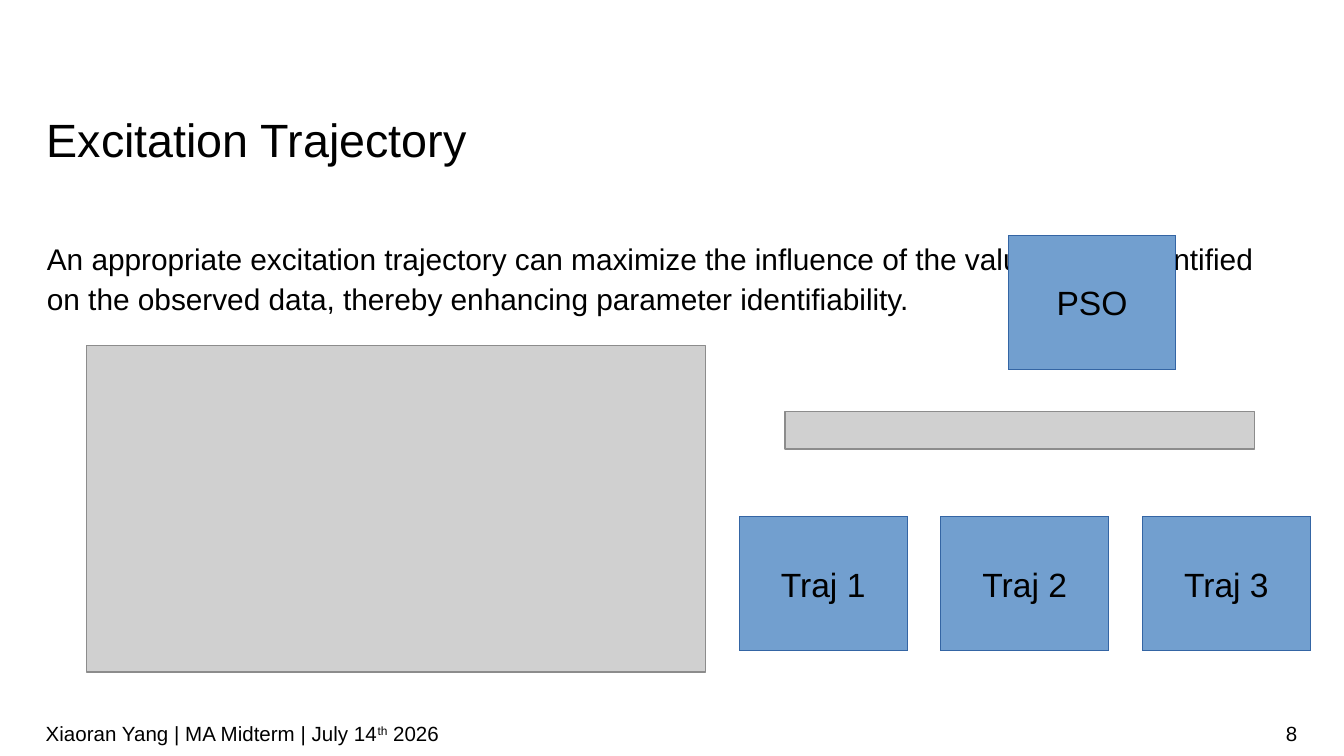
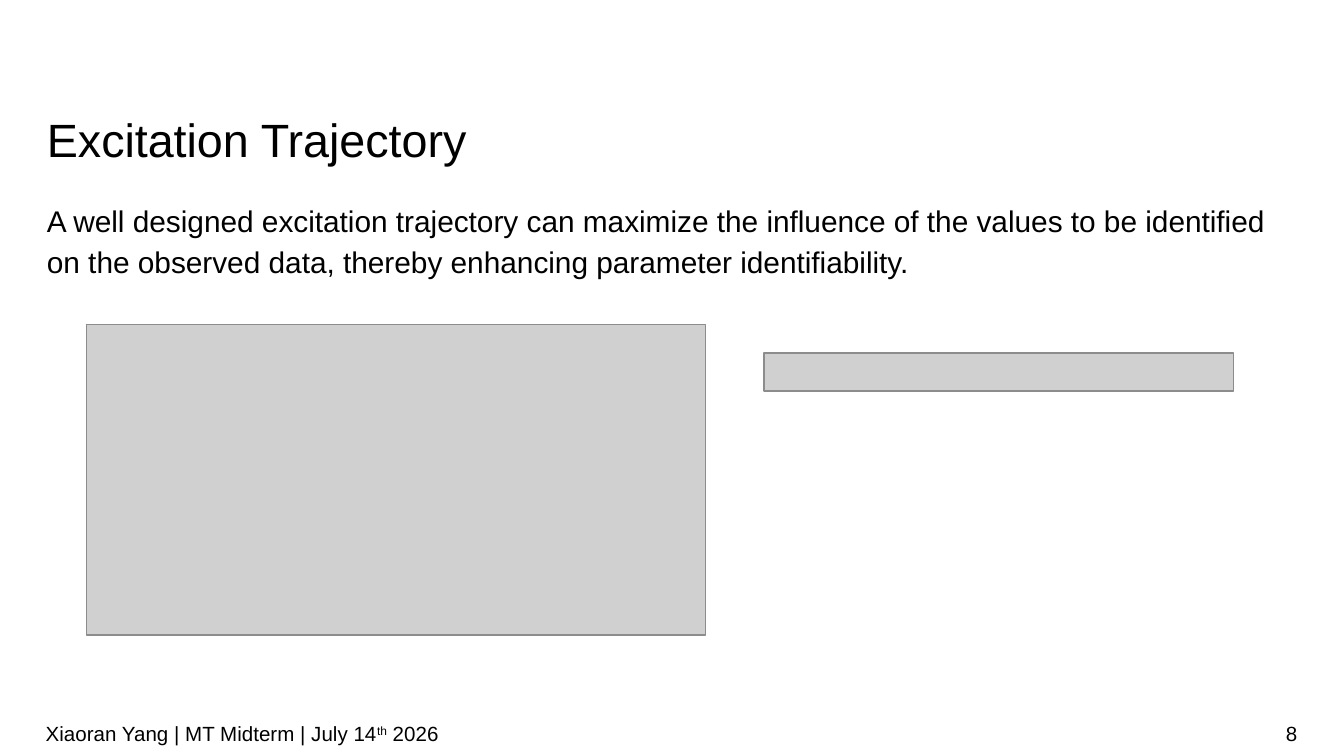
Before and after one commit to IDoccupled/identification, a slide deck: slide 8 of presentation/Midterm.odp. Drawn at 1344x756 pixels with LibreOffice and Linux fonts; fonts in the diff are those of the drawing; grey boxes stand for pictures; background and template pictures are left out. Boxes give left, top, right and bottom in pixels: in the first picture for what was removed or moved away, otherwise in the second. Text is boxed around its words. In the diff, an @@ line names an element or a change of style, - is before the commit and + after.

```diff
--- a/presentation/Midterm.odp
+++ b/presentation/Midterm.odp
@@ text at (47,210,1264,279): text changed @@
-An appropriate excitation trajectory can maximize the influence of the values to be identified on the observed data, thereby enhancing parameter identifiability.
+A well designed excitation trajectory can maximize the influence of the values to be identified on the observed data, thereby enhancing parameter identifiability.
@@ rectangle removed at (1008,235,1176,370) @@
-PSO
@@ picture: place and size @@
-picture at (86,345,706,672)
+picture at (86,325,706,636)
@@ picture: place and size @@
-picture at (785,411,1254,449)
+picture at (765,353,1234,391)
@@ rectangle removed at (739,516,907,650) @@
-Traj 1
@@ rectangle removed at (941,516,1109,650) @@
-Traj 2
@@ rectangle removed at (1142,516,1310,650) @@
-Traj 3
@@ text at (46,726,439,746): text changed @@
-Xiaoran Yang | MA Midterm | July 14th 2026
+Xiaoran Yang | MT Midterm | July 14th 2026
```
Also in this commit, not shown: 9 other slides changed, 1 slide added, 18 slides removed, 1 other file.
